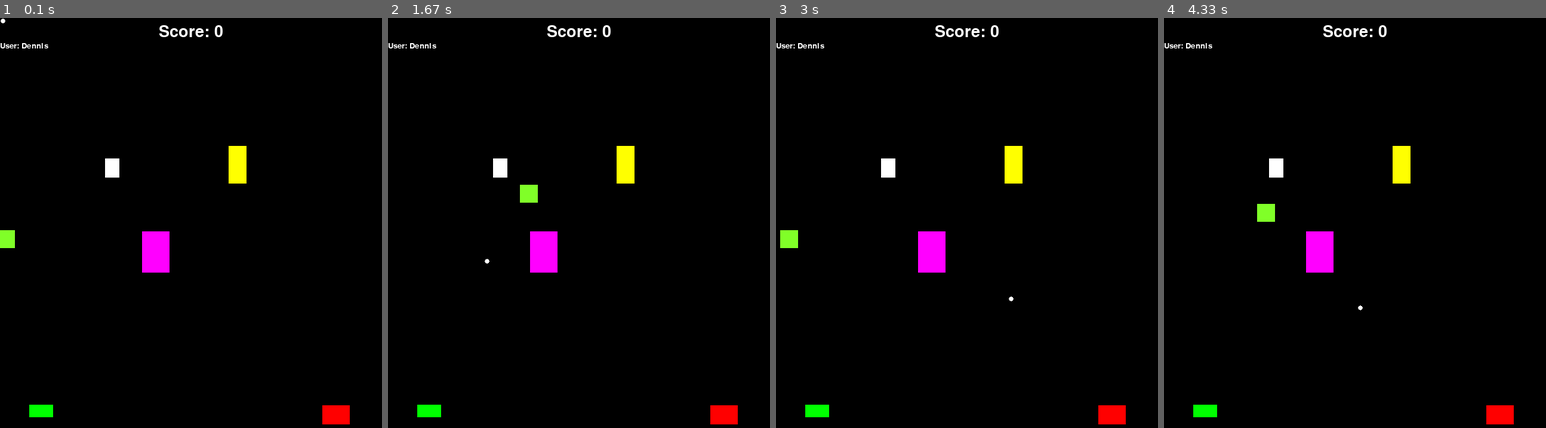
Above: before the commit, frames 1-4 (left to right).
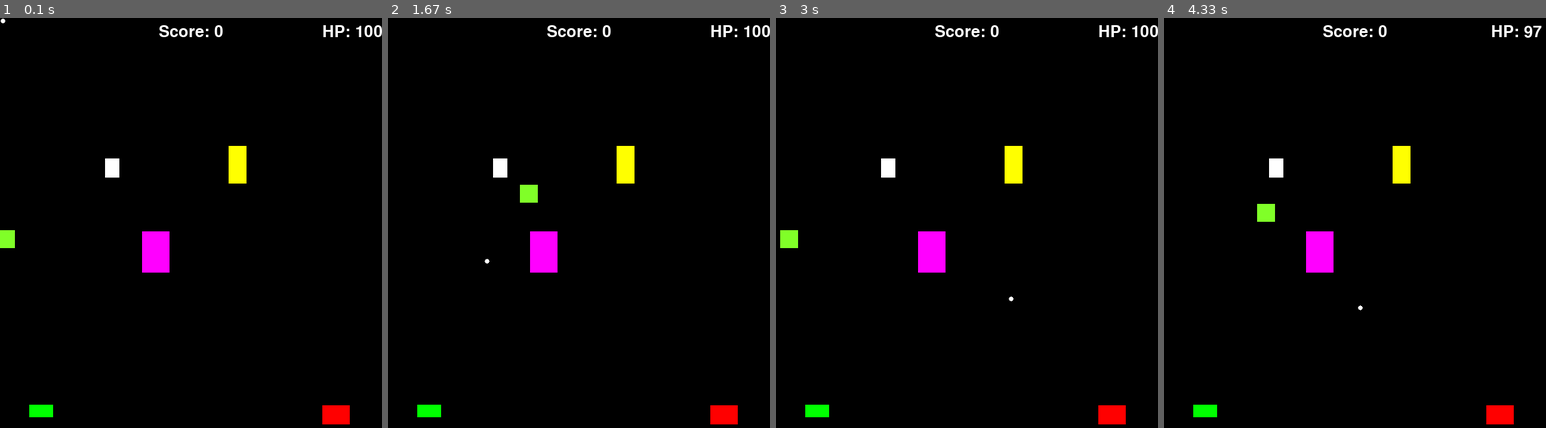
Above: after the commit, the same moments.

Repository: Dennis-Oberg/pygamemess
Game: pygame game, started from gameCore.py
Two runs of this game, one before a commit and one after it. Both use one fixed random seed, a clock stepped at 60 frames per second and the inputs below.
Inputs (mouse positions are in pixels of both pictures, inside the frame that each line leads up to):
- Up to frame 1 (0.1 s): no input
- Up to frame 2 (1.67 s): hold D 0.33-0.8 s; move the mouse to (563, 280) at 0.37 s; hold W 0.83-1.13 s; move the mouse to (701, 243) at 0.87 s; hold D 1.17-1.63 s; move the mouse to (487, 259) at 1.2 s
- Up to frame 3 (3 s): hold A 1.67-2.2 s; move the mouse to (848, 186) at 1.7 s; hold S 2.23-2.53 s; move the mouse to (1024, 91) at 2.27 s; hold A 2.57-2.97 s; move the mouse to (1012, 300) at 2.6 s
- Up to frame 4 (4.33 s): hold W 3-3.37 s; move the mouse to (1362, 95) at 3.03 s; hold D 3.4-4.03 s; move the mouse to (1217, 243) at 3.43 s; hold S from 4.07 s (still down); move the mouse to (1358, 309) at 4.1 s

The runs differ from the first frame. In frame 1, 0.3% of the frame differs, in the area x 0-100%, y 1-8%; in frame 2, 0.3%; in frame 3, 0.3%; in frame 4, 0.3%.

Commit message:
collision

Diff:
--- a/gameCore.py
+++ b/gameCore.py
@@ -178,6 +178,12 @@
     def Main(self):
         print("Hej")
 
+    def gameState(self, displaySurface):
+        pass
+
+    def optionState(self, displaySurface):
+        pass
+
 
 
 class GameCore():
@@ -187,6 +193,7 @@
         self.click = False
         self.mx, self.my = pygame.mouse.get_pos()
 
+
     def draw_text(self, displaySurface,text, font, color, x,y):
         textobject = font.render(text, 1, color)
         textrectangle = textobject.get_rect()
@@ -200,14 +207,14 @@
 
     def gameOver(self, player):
         if player.hp <= 0:
-            self.options()
-
-    def options(self):
+            self.main_menu()
+
+    def main_menu(self):
         while True:
             self.surface.fill((125,200,30))
             self.draw_text(self.surface, "Game Over", 200, WIDTH / 2, HEIGHT / 2)
 
-            print("fis")
+
 
             button_1 = pygame.Rect(50, 100, 200, 50)
             button_2 = pygame.Rect(50, 200, 200, 50)
@@ -245,13 +252,6 @@
 
 
 
-
-
-
-
-
-
-
 #creating objects
 
 play1 = Player("Dennis")
@@ -298,8 +298,10 @@
 
     font = pygame.font.SysFont(None, 24)
     img = font.render('hello', True, (255,255,255))
-    gameCore.draw_text(displaysurface, "User: " + gameCore.player.name,20, 40, 40)
+    gameCore.draw_text(displaysurface, "User: " + gameCore.player.name,30, HEIGHT - 50, 10)
     gameCore.draw_text(displaysurface, "Score: " + str(play1.score), 40, WIDTH / 2, 10)
+    gameCore.draw_text(displaysurface, "HP: " + str(play1.hp), 40, WIDTH -50, 10)
+
     gameCore.gameOver(play1)
 
     play1.move()
